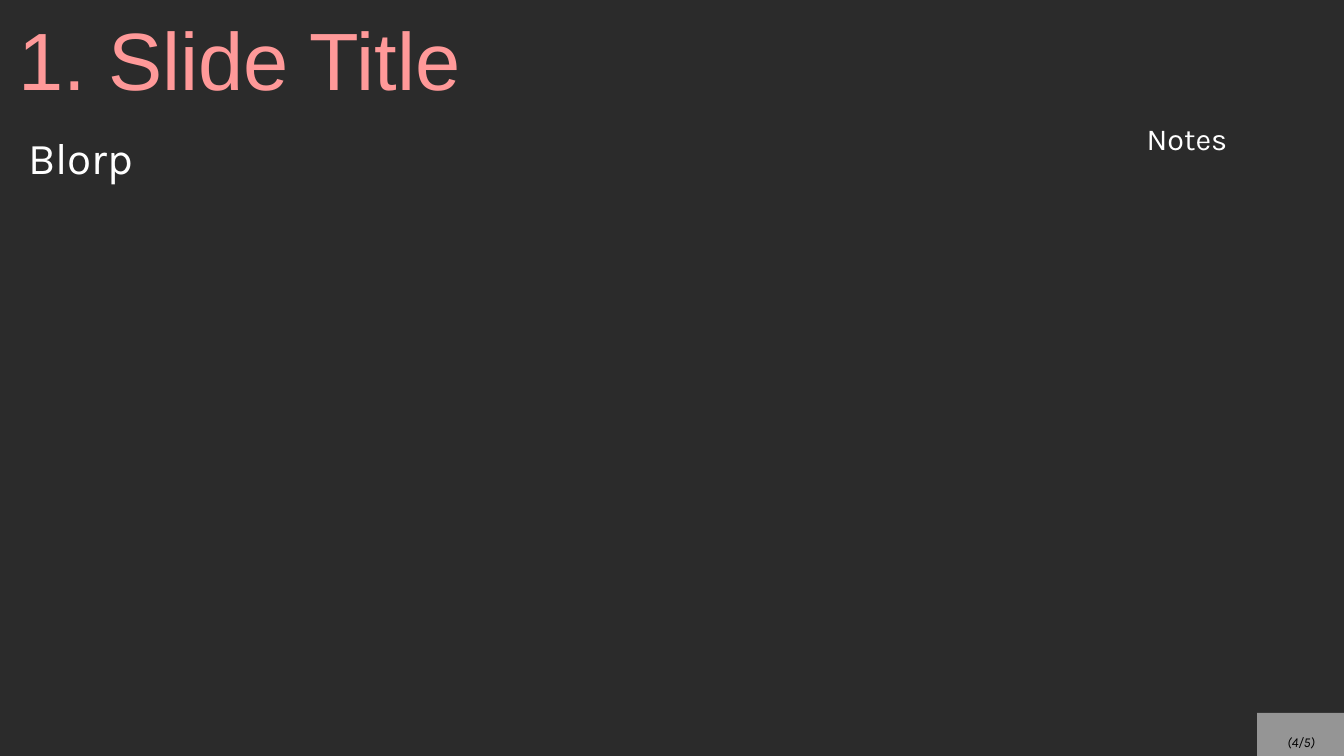
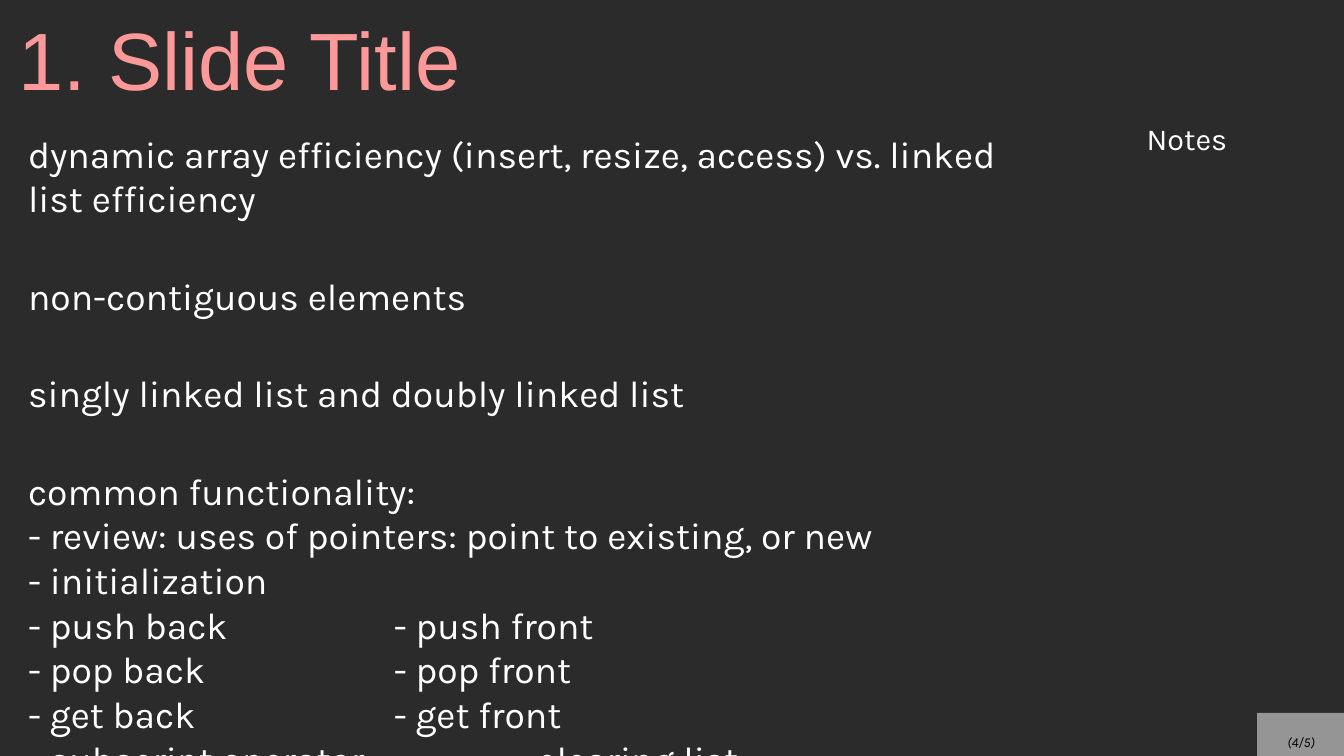
Before and after one commit to mariamhabib/CS250-Data-Structures, a slide deck: slide 4 of Lectures/7_Linked_Lists.odp. Drawn at 1344x756 pixels with LibreOffice and Linux fonts; fonts in the diff are those of the drawing; background and template pictures are left out; a plain dark background stands for a picture behind light text. Boxes give left, top, right and bottom in pixels: in the first picture for what was removed or moved away, otherwise in the second. Text is boxed around its words. In the diff, an @@ line names an element or a change of style, - is before the commit and + after.

```diff
--- a/Lectures/7_Linked_Lists.odp
+++ b/Lectures/7_Linked_Lists.odp
@@ text at [28,141,995,737]: text changed; size 26 to 22 pt @@
-Blorp
+dynamic array efficiency (insert, resize, access) vs. linked list efficiency
+non-contiguous elements
+singly linked list and doubly linked list
+common functionality:
+- review: uses of pointers: point to existing, or new
+- initialization
+- push back - push front
+- pop back - pop front
+- get back - get front
+- subscript operator - clearing list
```
Also in this commit, not shown: 1 other slide changed, 1 slide added, 1 slide removed, 1 other file.
